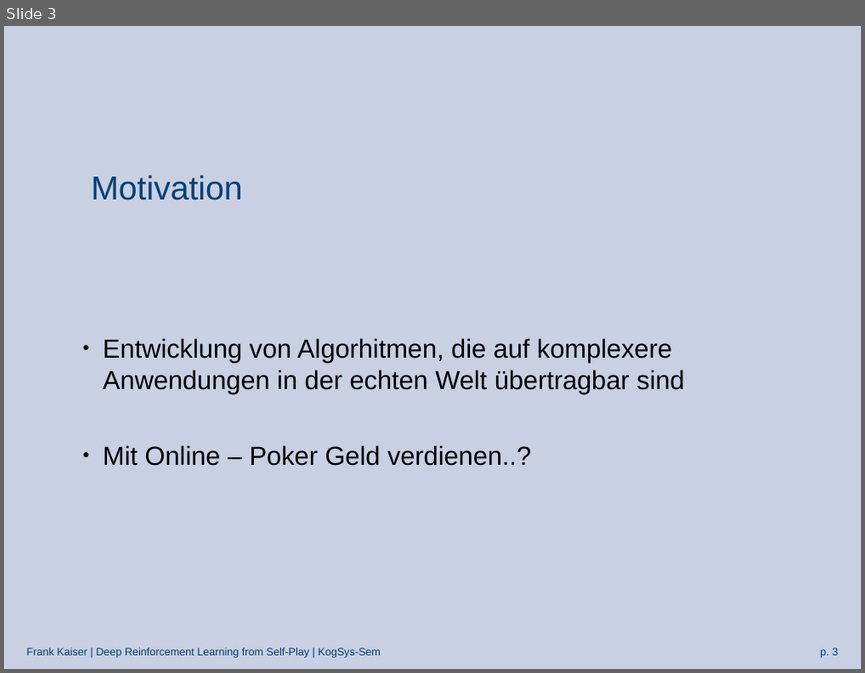
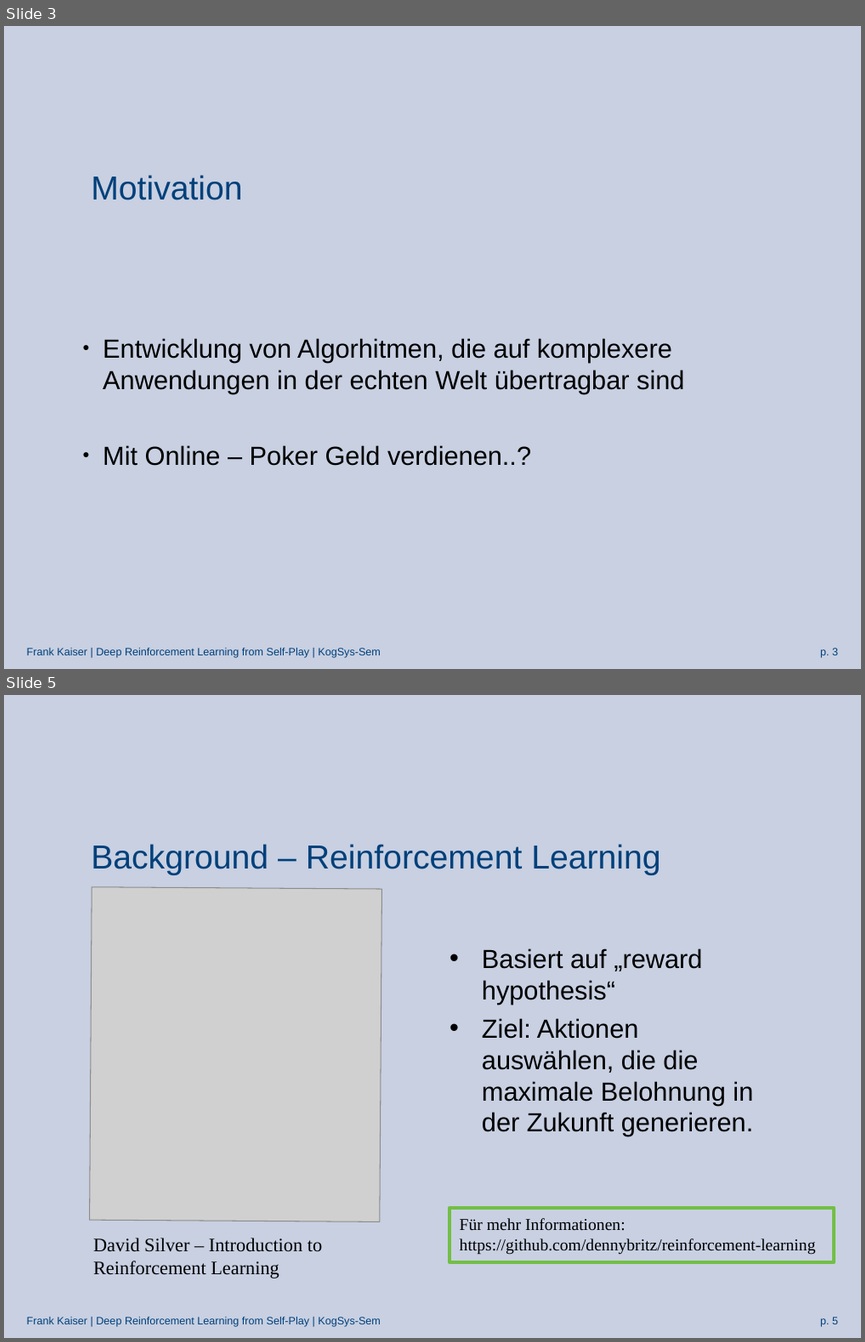
Before and after one commit to Arosares/studies, a slide deck: KogSys-Sem/Präsentation_nfsp.odp. Shown one above the other, each under a label of ours: slide 3 before the commit, slides 3 and 5 after it; the slides between them are not shown. The pictures are 865x673 and 865x1342 pixels, drawn with LibreOffice and Linux fonts; fonts in the diff are those of the drawing; grey boxes stand for pictures; background and template pictures are left out. Boxes give left, top, right and bottom in pixels: in the first picture for what was removed or moved away, otherwise in the second. Text is boxed around its words. In the diff, an @@ line names an element or a change of style, - is before the commit and + after.

```diff
--- a/KogSys-Sem/Präsentation_nfsp.odp
+++ b/KogSys-Sem/Präsentation_nfsp.odp
@@ slide 5 added at [4,695,861,1338], background picture (left out); not listed: 2 template elements that a slide beside it also shows @@
@@ title added at [91,844,660,875], 28 pt, text #00407A @@
+Background – Reinforcement Learning
@@ picture added at [89,887,382,1221] @@
@@ text added at [482,948,753,1136], 22 pt, text #000000 @@
+• Basiert auf „reward hypothesis“
+• Ziel: Aktionen auswählen, die die maximale Belohnung in der Zukunft generieren.
@@ rectangle added at [449,1208,834,1261], outline #72BF44 2.83 pt, 14 pt, text #000000 @@
+Für mehr Informationen:
+https://github.com/dennybritz/reinforcement-learning
@@ text added at [93,1237,322,1278], 16 pt, text #000000 @@
+David Silver – Introduction to Reinforcement Learning
```
Also in this commit, not shown: 1 slide changed, 3 other slides added, 4 other files.
